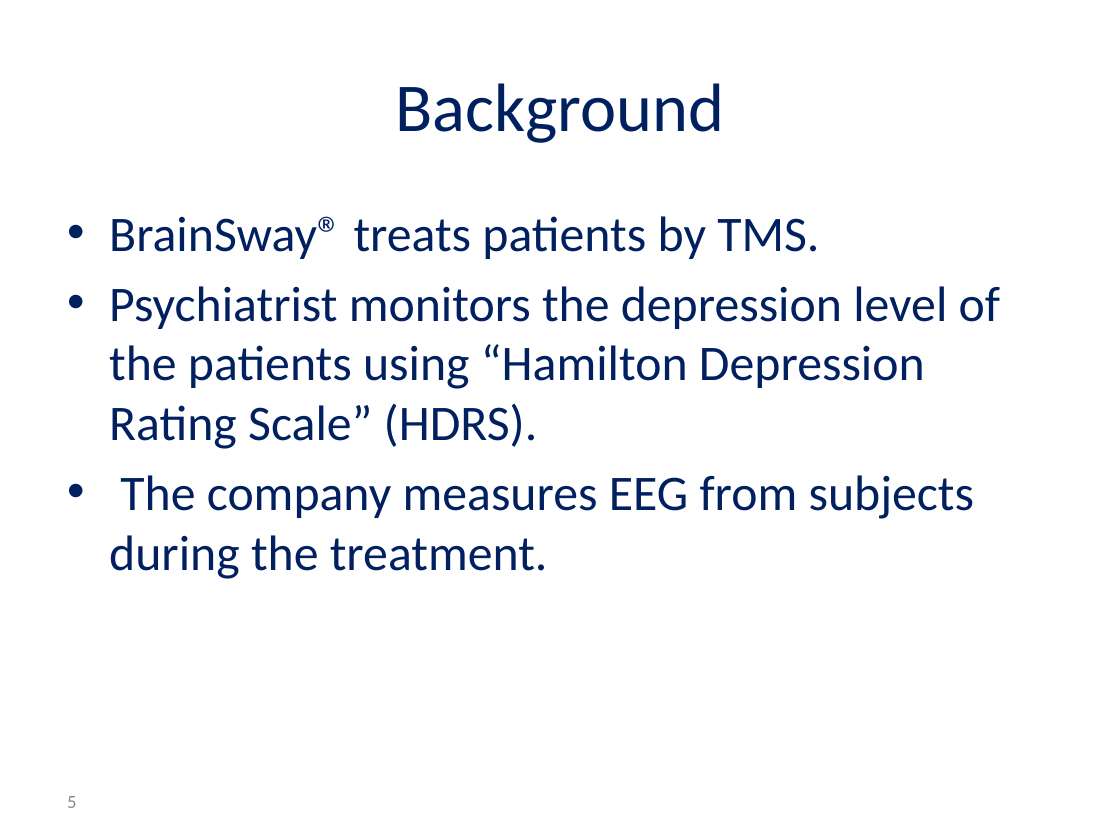
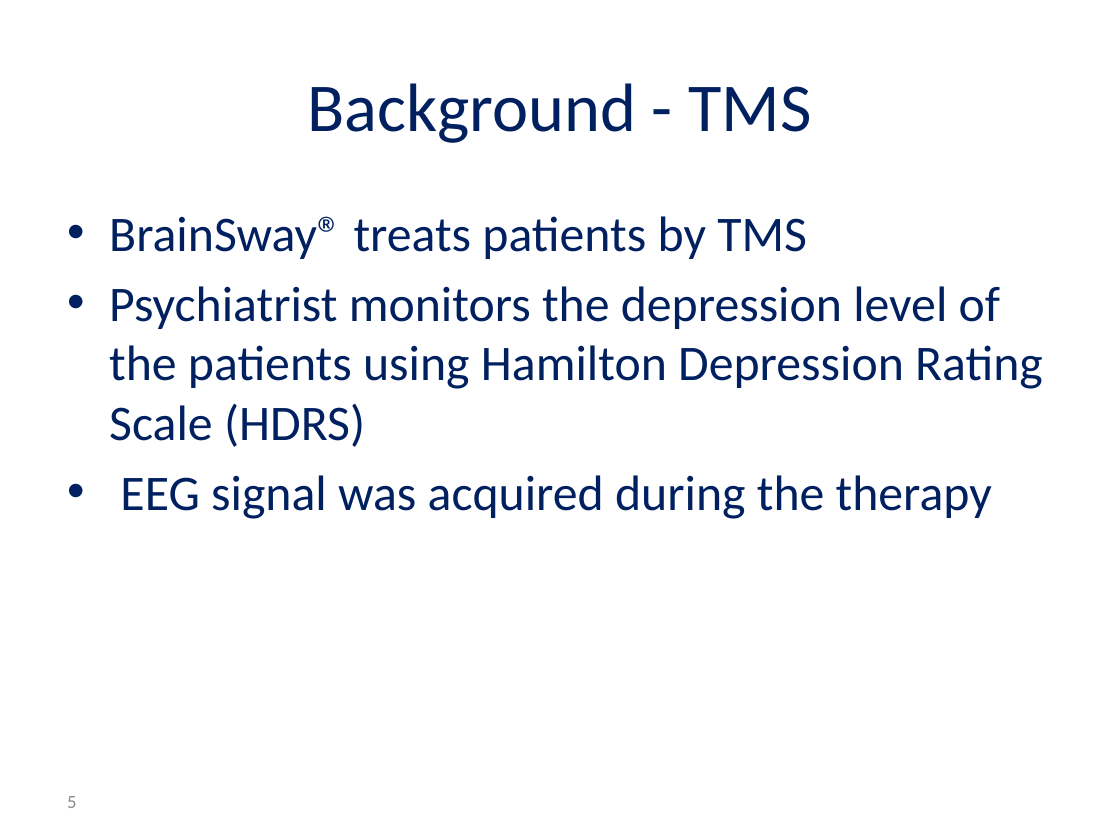
Before and after one commit to reggevlivney/BrainSway, a slide deck: slide 5 of Project_Midterm_Presentation.pptx. Drawn at 1120x840 pixels with LibreOffice and Linux fonts; fonts in the diff are those of the drawing; background and template pictures are left out. Boxes give left, top, right and bottom in pixels: in the first picture for what was removed or moved away, otherwise in the second. Text is boxed around its words. In the diff, an @@ line names an element or a change of style, - is before the commit and + after.

```diff
--- a/Project_Midterm_Presentation.pptx
+++ b/Project_Midterm_Presentation.pptx
@@ title at [308,83,811,143]: text changed @@
-Background
+Background - TMS
@@ text at [109,216,1043,519]: text changed @@
-• BrainSway® treats patients by TMS.
-• Psychiatrist monitors the depression level of the patients using “Hamilton Depression Rating Scale” (HDRS).
-• The company measures EEG from subjects during the treatment.
+• BrainSway® treats patients by TMS
+• Psychiatrist monitors the depression level of the patients using Hamilton Depression Rating Scale (HDRS)
+• EEG signal was acquired during the therapy
```
Also in this commit, not shown: 10 other slides changed, 7 slides added, 3 slides removed, 9 other files.
